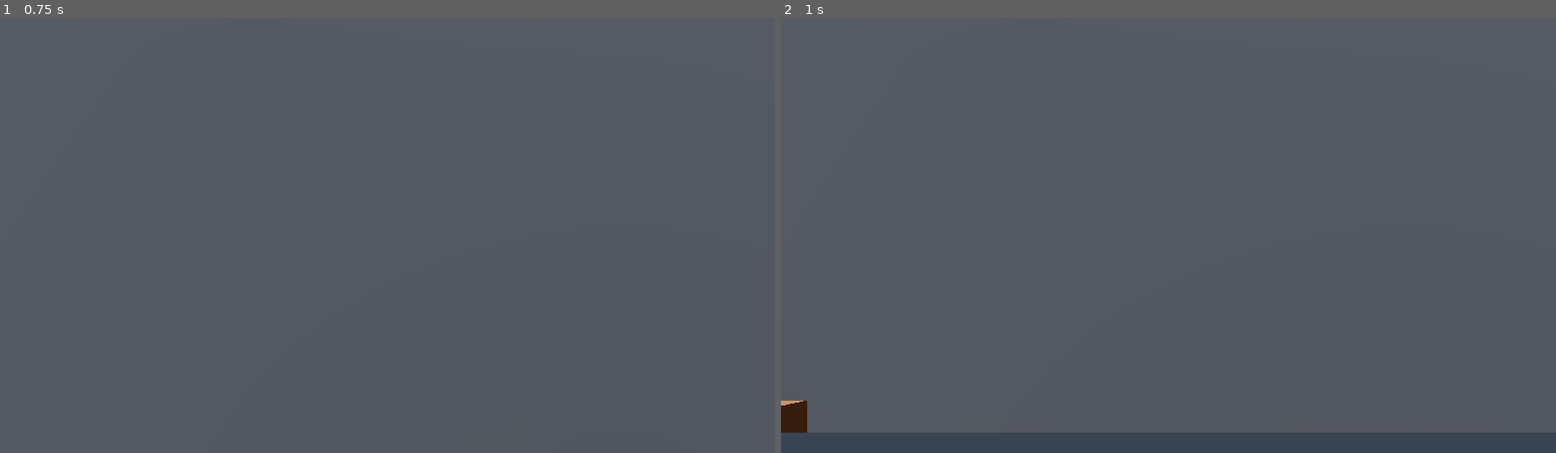
Above: before the commit, frames 1-2 (left to right).
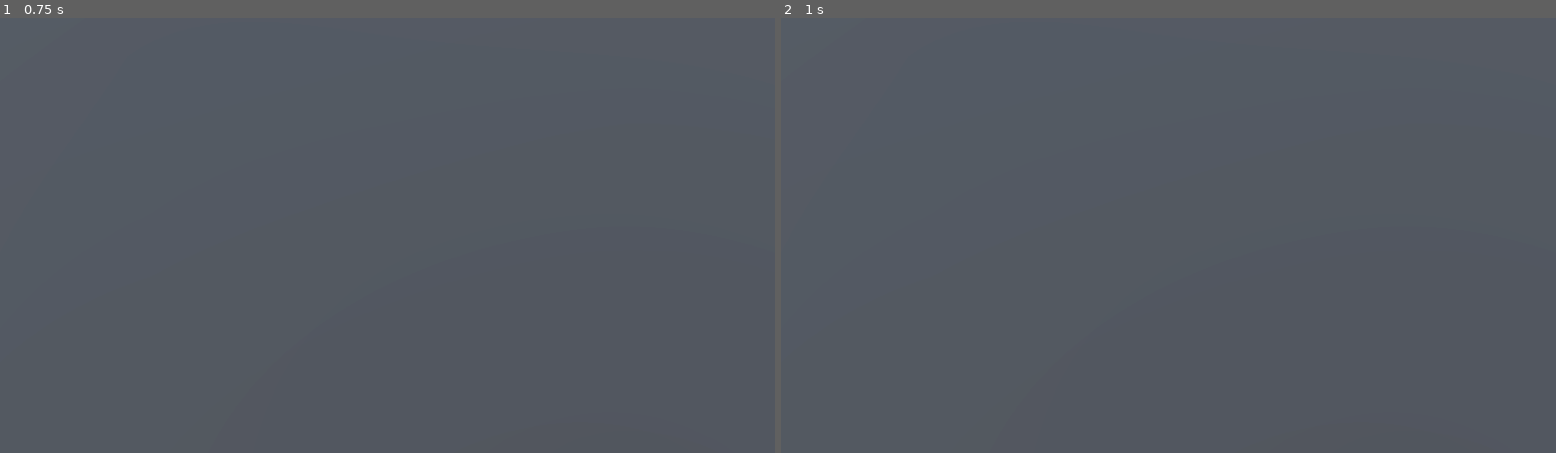
Above: after the commit, the same moments.

Repository: Matteo-Grellier/Dont-go-through-that-door
Game: Godot game, scene res://Scenes/dev-door.tscn
Same seed, same stepped clock (60 frames per second), same inputs: the game is played once before the commit and once after it. The project has no main scene, so this scene is started directly.
Inputs (mouse positions are in pixels of both pictures, inside the frame that each line leads up to):
- Up to frame 1 (0.75 s): tap Enter (ui_accept) at 0.5 s; move the mouse to (348, 322) at 0.52 s; hold W (forward) from 0.53 s (still down); click (348, 322) at 0.6 s
- Up to frame 2 (1 s): keep holding W (forward); tap Enter (ui_accept) at 0.77 s

Frame 1 is identical in both runs. In frame 2, 4.3% of the frame differs, in the area x 0-100%, y 87-100%.

Commit message:
:hammer: Add signals for the door

Diff:
--- a/Scenes/dev-door.tscn
+++ b/Scenes/dev-door.tscn
@@ -45,3 +45,5 @@
 
 [node name="Door2" parent="." instance=ExtResource("1_v22jn")]
 transform = Transform3D(0.697415, 0, -0.716667, 0, 1, 0, 0.716667, 0, 0.697415, 4.64816, 0, 0)
+
+[connection signal="closed_behind" from="Door" to="Player" method="_on_door_closed_behind"]
--- a/Scenes/door.tscn
+++ b/Scenes/door.tscn
@@ -207,11 +207,11 @@
 shape = SubResource("BoxShape3D_ry2v8")
 
 [node name="CollisionShape3D3" type="CollisionShape3D" parent="Area3D"]
-transform = Transform3D(1, 0, 0, 0, 1, 0, 0, 0, 1, 1.22198, 1.4511, -1.24701)
+transform = Transform3D(1, 0, 0, 0, 1, 0, 0, 0, 1, 1.22198, 1.4511, -1.46403)
 shape = SubResource("BoxShape3D_wa7rk")
 
 [node name="CollisionShape3D2" type="CollisionShape3D" parent="Area3D"]
-transform = Transform3D(1, 0, 0, 0, 1, 0, 0, 0, 1, -1.17075, 1.46551, -1.24513)
+transform = Transform3D(1, 0, 0, 0, 1, 0, 0, 0, 1, -1.17075, 1.46551, -1.46215)
 shape = SubResource("BoxShape3D_wa7rk")
 
 [connection signal="body_entered" from="Area3D" to="." method="_on_area_3d_body_entered"]
--- a/Scripts/Player.gd
+++ b/Scripts/Player.gd
@@ -41,3 +41,7 @@
 		velocity.z = move_toward(velocity.z, 0, speed)
 
 	move_and_slide()
+
+
+func _on_door_closed_behind():
+	print("test")
--- a/Scripts/door.gd
+++ b/Scripts/door.gd
@@ -2,6 +2,9 @@
 extends Node3D
 
 @export var default_color := Color(0.44, 0.26, 0.12)
+
+signal closing_behind
+signal closed_behind
 
 var is_opened: bool = false
 var is_looked_at: bool = false
@@ -9,7 +12,6 @@
 
 var material_to_change_color = StandardMaterial3D.new()
 
-#@onready var tween = get_tree().create_tween()
 var tween
 
 func _ready():
@@ -56,11 +58,14 @@
 	tween.tween_property($DoorPanel, "rotation:y", 0, .8)
 	tween.parallel().tween_property($DoorPanel/DoorHandle, "rotation:z", deg_to_rad(0), .3)
 
+	if is_closed_behind:
+		tween.tween_callback(func(): closed_behind.emit())
 
 func _on_area_3d_body_entered(body: Node3D):
 	if(is_closed_behind):
 		return
 
 	if(body.is_in_group("Player")):
+		is_closed_behind = true
 		close_door()
-		is_closed_behind = true
+		closing_behind.emit()
